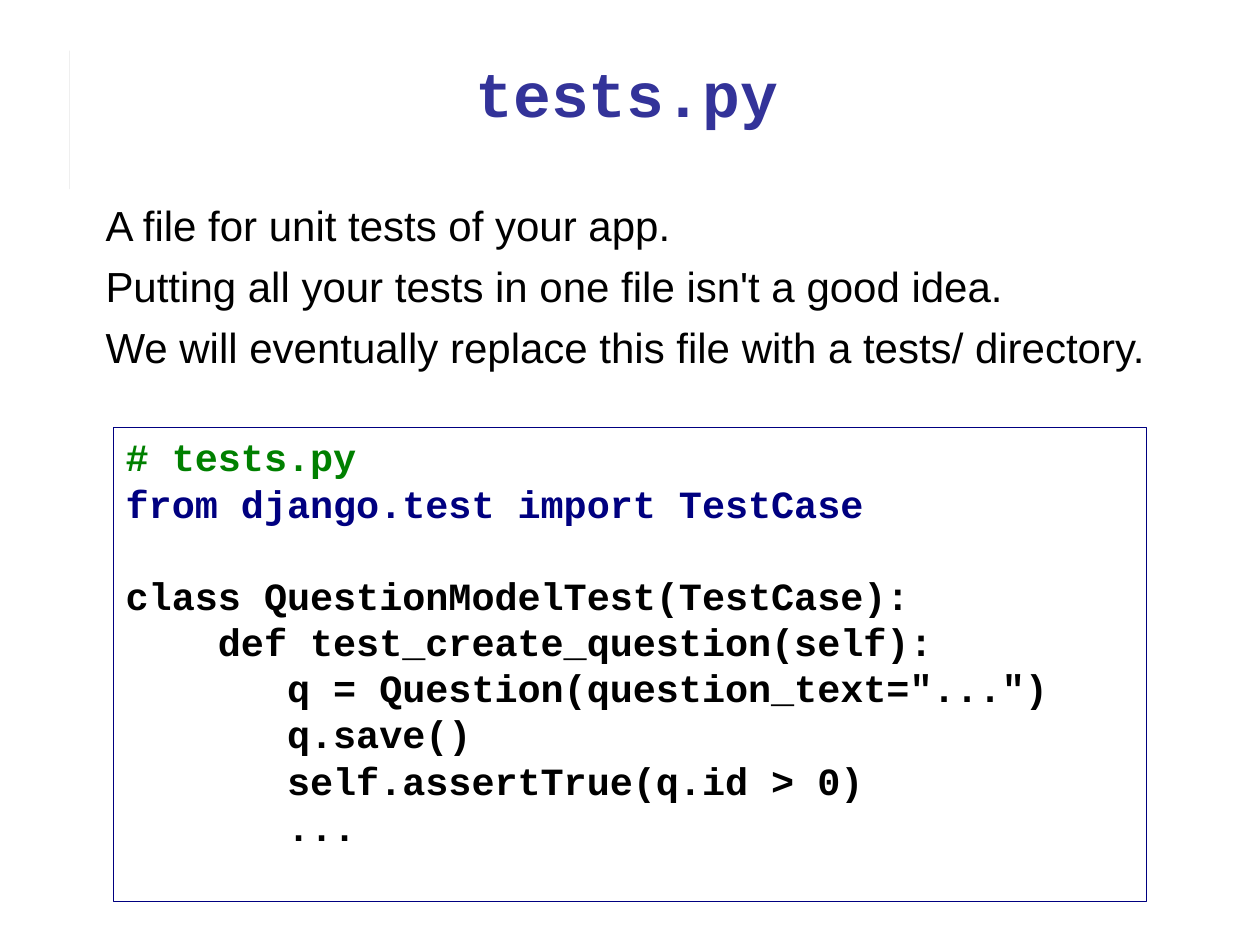
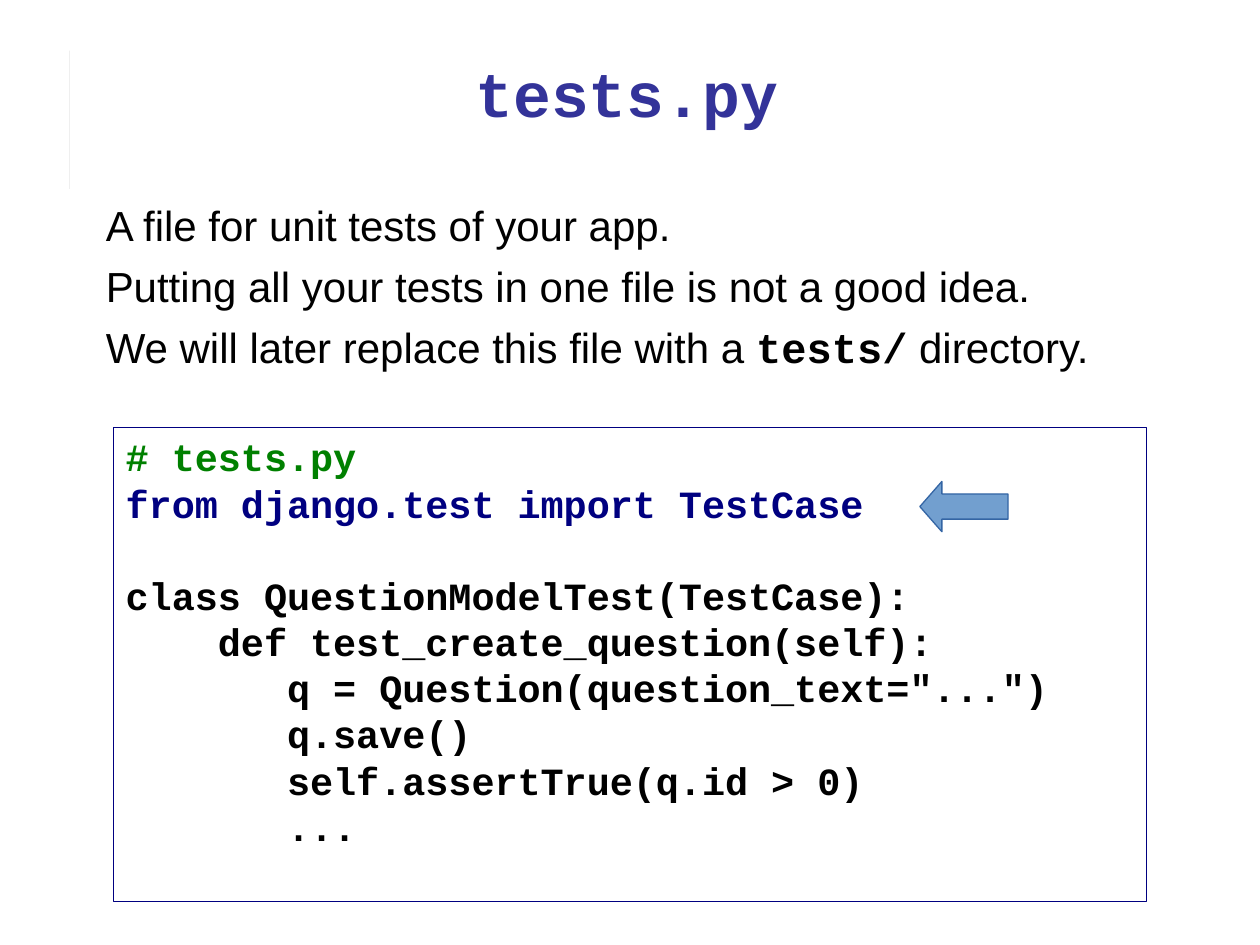
Before and after one commit to cpske/ISP, a slide deck: slide 16 of django/Intro-to-Django.ppt (slide 14 before the commit). Drawn at 1260x945 pixels with LibreOffice and Linux fonts; fonts in the diff are those of the drawing. Boxes give left, top, right and bottom in pixels: in the first picture for what was removed or moved away, otherwise in the second. Text is boxed around its words. In the diff, an @@ line names an element or a change of style, - is before the commit and + after.

```diff
--- a/django/Intro-to-Django.ppt
+++ b/django/Intro-to-Django.ppt
@@ text at (106,271,1089,371): text changed @@
-Putting all your tests in one file isn't a good idea.
-We will eventually replace this file with a tests/ directory.
+Putting all your tests in one file is not a good idea.
+We will later replace this file with a tests/ directory.
@@ left arrow added at (920,481,1008,532), fill #729FCF, outline #3465A4 0.74 pt @@
```
Also in this commit, not shown: 18 other slides changed, 6 slides added, 2 other files.
